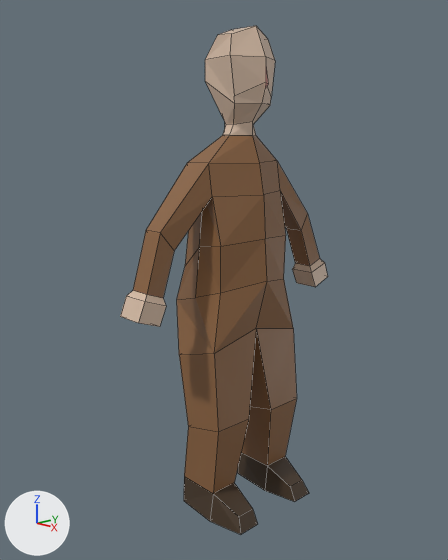
Before and after pictures for a commit that changed the Blender file models/Person.blend.
Before and after are seen from a 50 mm lens placed at (4.88, -4.83, 4.21), pointed at (-0.07, -0.14, 2.65). The axes (+X, +Y, +Z) are drawn at lower left. The lights are the same throughout. Mesh edges are drawn as thin lines. The same objects are shown in both versions, whatever each file hides.

Objects in the first picture: 'Person'.
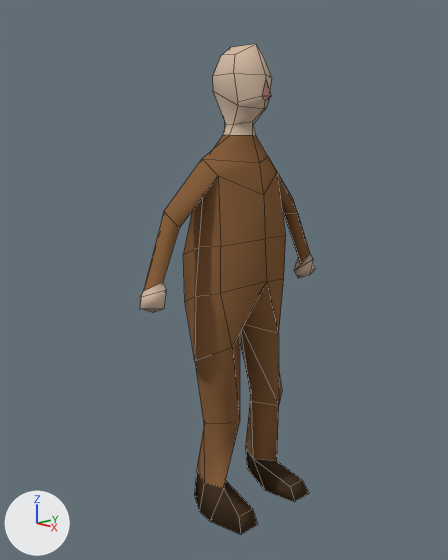
Location of each change, [x1, y1, x2, y2] in pixels of the pictures (448 x 560 px; the box of a moved part takes in the faces that stretch with it):
'Person', surface changed, reshaped, modifiers changed (16% narrower)
    before: [120, 26, 328, 534]
    after: [140, 44, 315, 534]
part 1 of me_cube, moved or reshaped
    before: [177, 246, 297, 494]
    after: [183, 246, 284, 488]
part 2 of me_cube, shading changed
    before: [120, 26, 328, 534]
    after: [140, 44, 315, 534]

The change, as a list of edits to the scene's bpy script:
```text
Change mat_material:
    add mat_material.specular_ior_level = 0.0
Change me_cube:
    used by ob_person; location = (0.0, 0.0, 0.0)
    remove me_cube.from_pydata(...)  # 80 vertices, 66 faces; spans x -0.55..0.67, y -1.48..0.0, z 0.0..5.31
    add me_cube.from_pydata(...)  # 81 vertices, 71 faces; spans x -0.4..0.67, y -1.38..0.0, z 0.0..5.13
    me_cube part 1
    3 vertices are removed from x -0.02..0.38, y -0.65..0.0, z 1.13..2.54
    12 faces are deleted
    54 vertices move from x -0.55..0.43, y -1.48..0.0, z 0.0..5.31 to x -0.4..0.48, y -1.38..0.0, z 0.0..5.13
    4 vertices are added at (0.05, 0.0, 2.14), (-0.02, -0.6, 2.55), (0.0, -0.64, 1.83), (0.38, -0.32, 1.14)
    17 new faces join them
    me_cube part 2: 54 kept faces spanning x -0.4..0.67, y -1.38..0.0, z 0.0..5.13 are now shaded smooth
Change ob_person:
    where _m = ob_person.modifiers.new('Mirror', 'MIRROR')
    _m.merge_threshold: 0.28 -> 0.03
```
